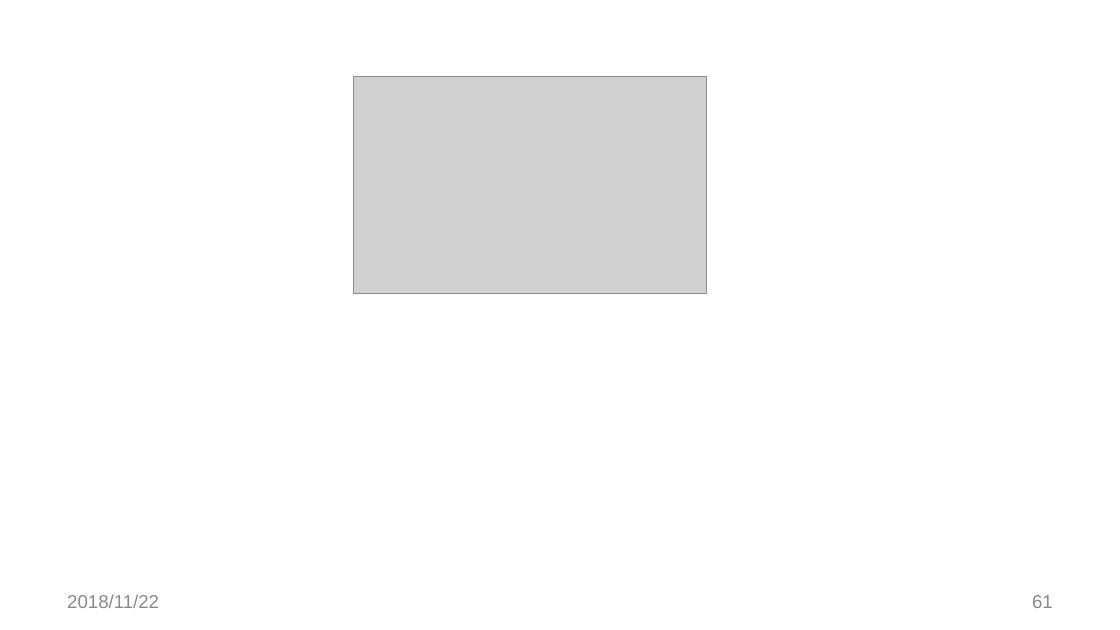
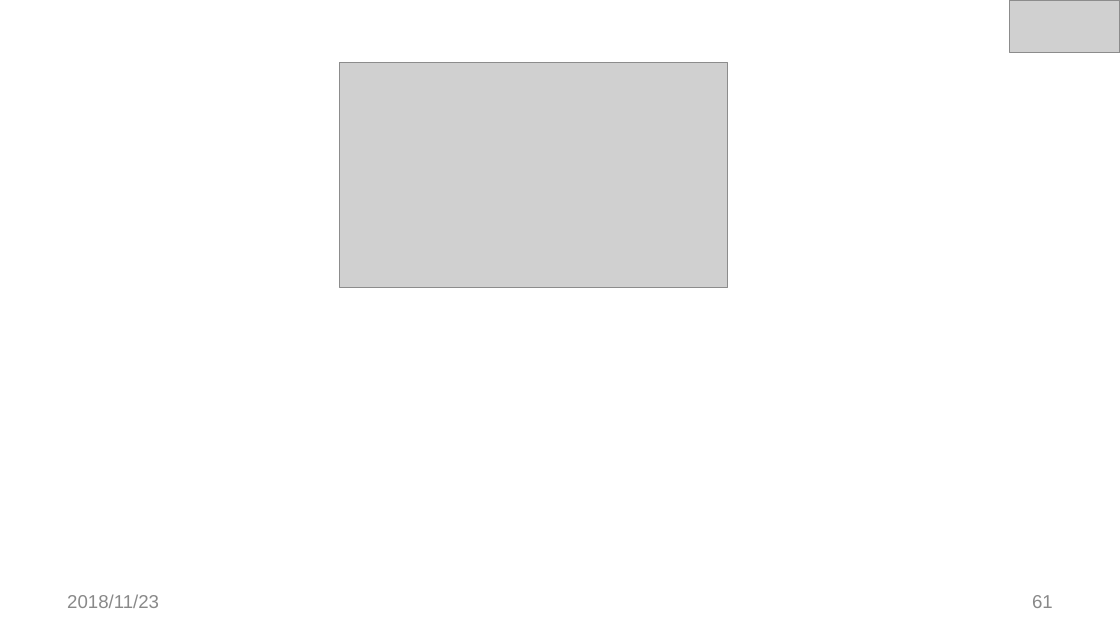
Before and after one commit to SoftwareRequirtmentsG02/Document, a slide deck: slide 61 of 案例教学系统/受控文档/分析设计/PPT/PRD2018-G02-需求工程PPT(III).pptx. Drawn at 1120x630 pixels with LibreOffice and Linux fonts; fonts in the diff are those of the drawing; grey boxes stand for pictures; background and template pictures are left out. Boxes give left, top, right and bottom in pixels: in the first picture for what was removed or moved away, otherwise in the second. Text is boxed around its words. In the diff, an @@ line names an element or a change of style, - is before the commit and + after.

```diff
--- a/案例教学系统/受控文档/分析设计/PPT/PRD2018-G02-需求工程PPT(III).pptx
+++ b/案例教学系统/受控文档/分析设计/PPT/PRD2018-G02-需求工程PPT(III).pptx
@@ picture added at (1010, 0, 1120, 53) @@
@@ picture: place and size @@
-picture at (354, 77, 707, 293)
+picture at (339, 63, 727, 288)
@@ text at (67, 594, 159, 608): text changed @@
-2018/11/22
+2018/11/23
```
Also in this commit, not shown: 60 other slides changed.
